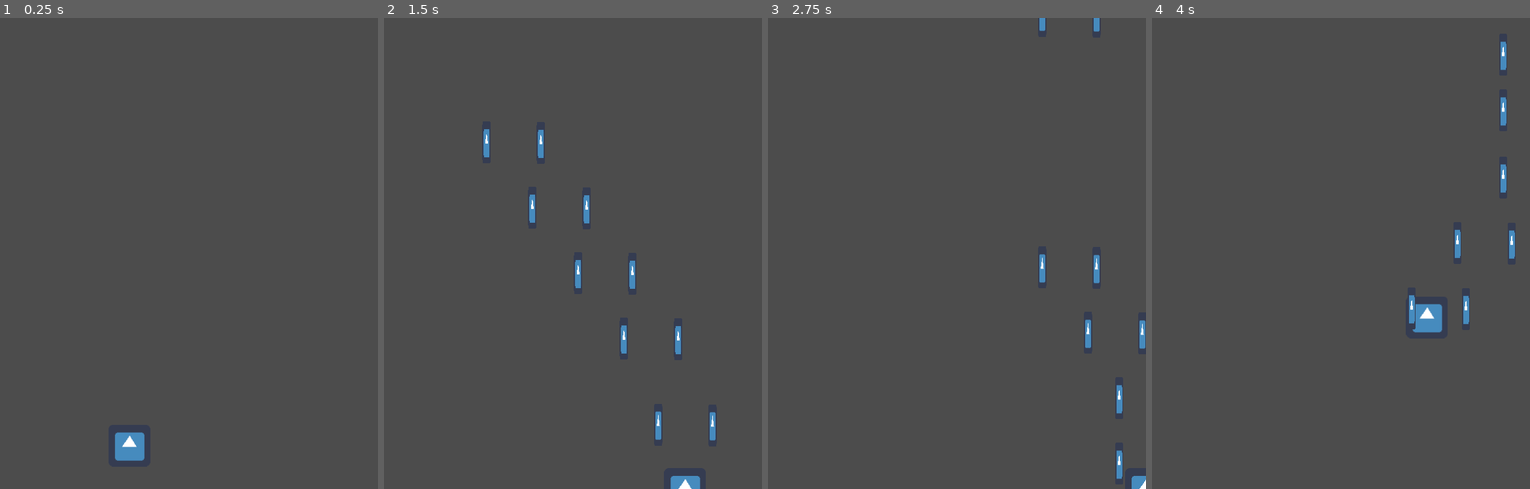
Above: before the commit, frames 1-4 (left to right).
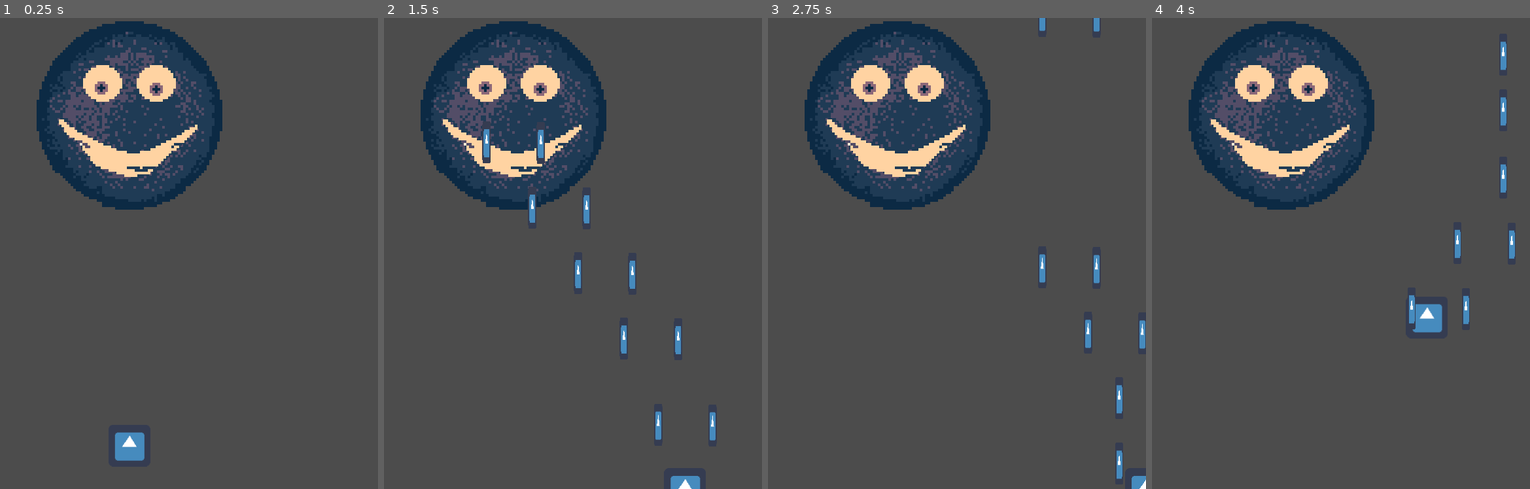
Above: after the commit, the same moments.

Repository: gonzalojs/gameoff2020
Game: Godot game, scene res://Main/Main.tscn
The game is run twice, just before and just after one commit, with the same random seed, the same clock (stepped at 60 frames per second) and the same inputs. The engine's default icon, where the game draws it, is replaced by a stand-in: a white triangle on a blue panel in a dark square.
Inputs:
- Up to frame 1 (0.25 s): no input
- Up to frame 2 (1.5 s): tap Enter at 0.5 s; hold Right (move_right) 0.53-1.28 s; hold Space (shoot) 0.53-1.28 s; hold S (move_down) from 1.28 s (still down); tap Space (shoot) at 1.35 s
- Up to frame 3 (2.75 s): release S (move_down) at 2.03 s; hold Right (move_right) from 2.03 s (still down); hold Space (shoot) from 2.03 s (still down)
- Up to frame 4 (4 s): release Right (move_right) at 2.78 s; release Space (shoot) at 2.78 s; hold Up (move_up) 2.78-3.53 s; tap Space (shoot) at 2.85 s; hold Left (move_left) from 3.53 s (still down); hold Space (shoot) from 3.53 s (still down)

The runs differ from the first frame. In frame 1, 15% of the frame differs, in the area x 9-59%, y 0-41%; in frame 2, 15%; in frame 3, 15%; in frame 4, 15%.

Commit message:
Luna partes

Diff:
--- a/Main/Main.tscn
+++ b/Main/Main.tscn
@@ -1,8 +1,13 @@
-[gd_scene load_steps=2 format=2]
+[gd_scene load_steps=3 format=2]
 
 [ext_resource path="res://Player/Player.tscn" type="PackedScene" id=1]
+[ext_resource path="res://Moons/MoonEarth.tscn" type="PackedScene" id=2]
 
 [node name="Main" type="Node2D"]
 
 [node name="Player" parent="." instance=ExtResource( 1 )]
 position = Vector2( 339.823, 653.641 )
+
+[node name="MoonEarth" parent="." instance=ExtResource( 2 )]
+position = Vector2( 339.704, 149.216 )
+scale = Vector2( 4, 4 )
--- /dev/null
+++ b/Moons/MoonEarth.tscn
@@ -0,0 +1,42 @@
+[gd_scene load_steps=2 format=2]
+
+[ext_resource path="res://Assets/Moon.png" type="Texture" id=1]
+
+[node name="MoonEarth" type="KinematicBody2D"]
+
+[node name="Node2D" type="Node2D" parent="."]
+
+[node name="Moon" type="Sprite" parent="Node2D"]
+texture = ExtResource( 1 )
+region_enabled = true
+region_rect = Rect2( 2, 2, 71, 72 )
+
+[node name="LeftEye" type="Sprite" parent="Node2D/Moon"]
+position = Vector2( -10.2531, -12.3744 )
+texture = ExtResource( 1 )
+region_enabled = true
+region_rect = Rect2( 95, 19, 15, 14 )
+
+[node name="LeftIris" type="Sprite" parent="Node2D/Moon/LeftEye"]
+position = Vector2( -0.445953, 1.93246 )
+texture = ExtResource( 1 )
+region_enabled = true
+region_rect = Rect2( 98, 5, 5, 5 )
+
+[node name="RightEye" type="Sprite" parent="Node2D/Moon"]
+position = Vector2( 10.4298, -12.1976 )
+texture = ExtResource( 1 )
+region_enabled = true
+region_rect = Rect2( 120, 19, 15, 14 )
+
+[node name="RightIris" type="Sprite" parent="Node2D/Moon/RightEye"]
+position = Vector2( -0.169052, 2.05298 )
+texture = ExtResource( 1 )
+region_enabled = true
+region_rect = Rect2( 114, 5, 5, 5 )
+
+[node name="Mouth" type="Sprite" parent="Node2D/Moon"]
+position = Vector2( -0.353546, 12.3744 )
+texture = ExtResource( 1 )
+region_enabled = true
+region_rect = Rect2( 90, 37, 53, 22 )
Binary file added: Assets/Moon.png
Not shown, added: Assets/Moon.png.import
